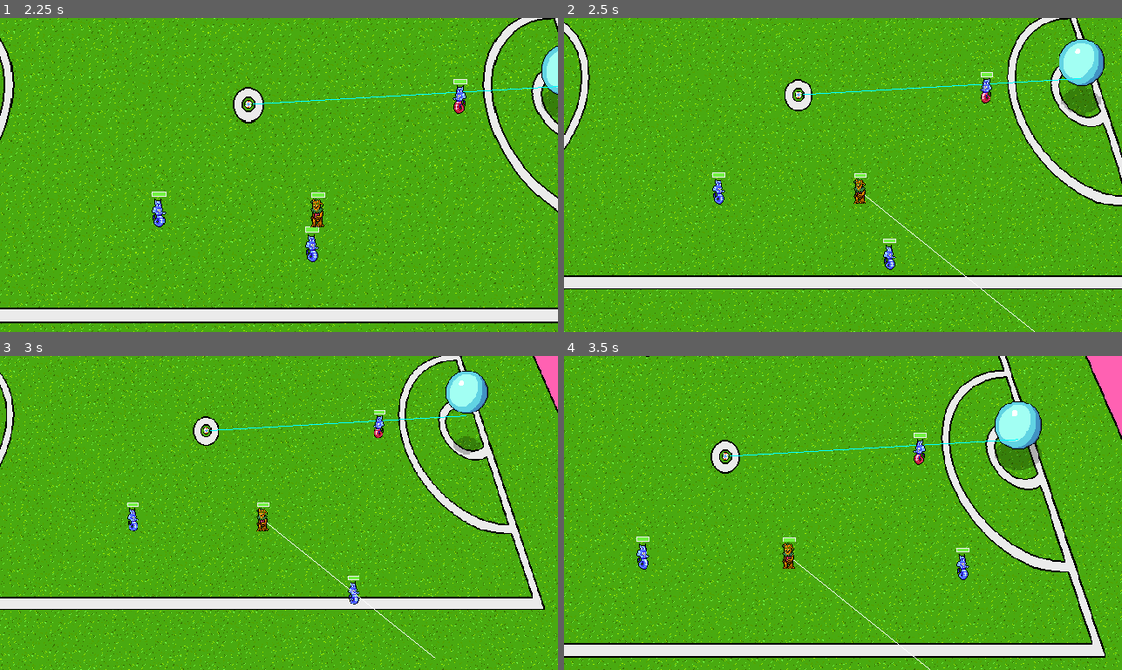
Above: before the commit, frames 1-4 (two rows, left to right).
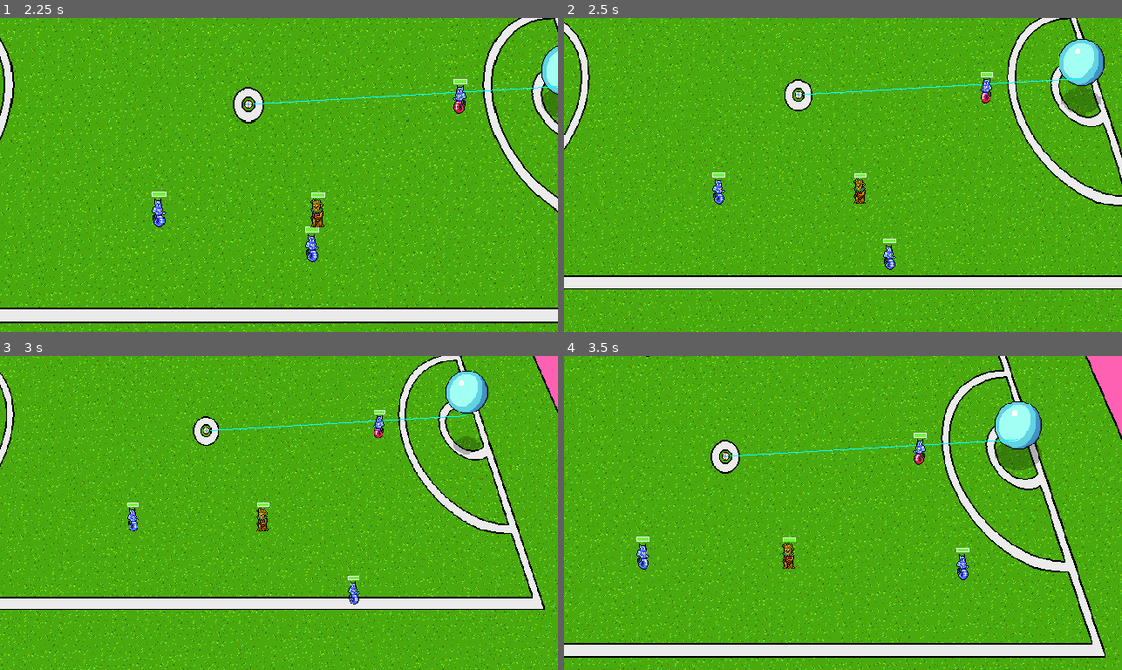
Above: after the commit, the same moments.

Repository: gamkedo-la/Elementaball
Game: Godot game, scene res://Node2D.tscn
The game is run twice, just before and just after one commit, with the same random seed, the same clock (stepped at 60 frames per second) and the same inputs.
Inputs:
- Up to frame 1 (2.25 s): hold Right (ui_right) 0.53-1.28 s; hold Down (ui_down) 1.28-2.03 s; hold Right (ui_right) from 2.03 s (still down)
- Up to frame 2 (2.5 s): keep holding Right (ui_right)
- Up to frame 3 (3 s): release Right (ui_right) at 2.78 s; hold Up (ui_up) from 2.78 s (still down)
- Up to frame 4 (3.5 s): keep holding Up (ui_up)

Frame 1 is identical in both runs. In frame 2, less than 0.1% of the frame differs, in the area x 53-85%, y 56-100%; in frame 3, less than 0.1%; in frame 4, less than 0.1%.

Commit message:
WIP tackling AI

Diff:
--- a/Players/AIPlayer.gd
+++ b/Players/AIPlayer.gd
@@ -7,12 +7,15 @@
 #States for defense
 var intercepting = false
 var inDefenseZone = true
+var tacklingInProgress = false
+var tacklerIsSelf = false
 var stealCooldown = false
 var defenseZone
 
 #States for offense
 export var controlling = false
 export var inPossession = false
+var timer
 
 export var fieldPosition : String
 
@@ -23,7 +26,7 @@
 var maxHP = 50
 var agility : int
 var power : int
-var speed : int
+export var speed : int
 var ability1 : Resource
 var ability2 : Resource
 var ability3 : Resource
@@ -36,6 +39,7 @@
 	defenseZone = get_node("../" + fieldPosition)
 	SceneController.connect("inPossession", self, "set_possession")
 	SceneController.connect("controlling", self, "set_control")
+	SceneController.connect("tackling", self, "toggle_tackling")
 
 func initialize_stats(stats : StartingStats):
 	type = stats.type
@@ -85,52 +89,78 @@
 		controlling = false
 
 
-func intercept():
-	if destination != to_local(ball.global_position):
-		#TODO make this player find their own goal
-		var goalPosition = Vector2()
-		goalPosition = get_node("../Goal").global_position
-		destination = Geometry.get_closest_point_to_segment_2d (Vector2.ZERO, to_local(ball.position), to_local(goalPosition))
-		#the enemy moves toward the ball TODO: while blocking own goal
-	velocity = (destination-Vector2.ZERO).normalized()*speed;
-	_move_to_target("intercept")
-
-func _draw():
-	draw_line(Vector2.ZERO, destination, Color(255,255,255), 1)
+func intercept(type = "normal"):
+	if destination == to_local(ball.playerInPossession.global_position):
+		_move_to_target("tackle")
+	elif destination != to_local(ball.global_position):
+		reset_intercept()
+	else:
+		velocity = (destination-Vector2.ZERO).normalized()*speed;
+		_move_to_target("intercept")
 
 func _move_to_target(targetType):
 	var distance2Target = destination.distance_to(Vector2.ZERO);
-	if(distance2Target > 10):
+	if(tacklingInProgress and tacklerIsSelf == false):
+		yield(SceneController, "tackling")
+	elif(destination != to_local(ball.global_position) and distance2Target > 10):
+		move_and_slide(velocity);
+	elif(destination == to_local(ball.global_position) and distance2Target > 50):
 		move_and_slide(velocity);
 	elif (targetType == "intercept" and destination != to_local(ball.global_position)):
 		destination = to_local(ball.global_position)
 	elif (destination == to_local(ball.global_position) and ball.kicking == false and stealCooldown == false):
 		_try_steal();
+	elif distance2Target > 5:
+		move_and_slide(velocity)
 
 
 func _try_steal():
+	tacklerIsSelf = true
 	stealCooldown = true
+	SceneController.emit_signal("tackling", true)
 	ball.target = ball.playerInPossession
-	ball.calc_tackle_damage(type)
-	yield(ball, "calculated")
-	intercepting = false
-	SceneController.emit_signal("inPossession", self)
+	destination = to_local(ball.playerInPossession.global_position)
+	get_node("AnimationPlayer").play("Tackle")
+
+func toggle_tackling(trueOrFalse):
+		tacklingInProgress = trueOrFalse
+
+func tackle_ended():
+	if inPossession == false:
+		tacklerIsSelf = false
+		SceneController.emit_signal("tackling", false)
+		reset_intercept()
+
+func reset_intercept():
+	#TODO make this player find their own goal
+	var goalPosition = Vector2()
+	goalPosition = get_node("../Goal").global_position
+	destination = Geometry.get_closest_point_to_segment_2d (Vector2.ZERO, to_local(ball.position), to_local(goalPosition))
+	#the enemy moves toward the ball TODO: while blocking own goal
+	velocity = (destination-Vector2.ZERO).normalized()*speed;
+	_move_to_target("intercept")
+
+func check_steal():
+	if _check_collisions() and ("Player" in _check_collisions() or "Ball" in _check_collisions()):
+		ball.calc_tackle_damage(type)
+		yield(ball, "calculated")
+		intercepting = false
+		tacklerIsSelf = false
+		SceneController.emit_signal("inPossession", self)
+		SceneController.emit_signal("tackling", false)
 	start_steal_cooldown()
 
 func start_steal_cooldown():
-	stealCooldown = true
-	var cooldownTimer = get_tree().create_timer(5.0)
+	var cooldownTimer = get_tree().create_timer(2.0)
 	yield(cooldownTimer, "timeout")
 	stealCooldown = false
 
 func _on_InterceptArea_body_entered(body):
 	if body == ball.playerInPossession and ball.enemyPossession == false:
-		print("Intercepting")
 		intercepting = true
 
 func _on_InterceptArea_body_exited(body):
 	if body == ball.playerInPossession and ball.enemyPossession == false:
-		print("Not Intercepting")
 		intercepting = false
 
 func _on_DefenseZone_body_entered(body):
--- a/Players/Enemy.tscn
+++ b/Players/Enemy.tscn
@@ -9,10 +9,70 @@
 radius = 7.47771
 height = 8.65816
 
+[sub_resource type="Animation" id=2]
+resource_name = "Tackle"
+tracks/0/type = "value"
+tracks/0/path = NodePath(".:speed")
+tracks/0/interp = 1
+tracks/0/loop_wrap = true
+tracks/0/imported = false
+tracks/0/enabled = true
+tracks/0/keys = {
+"times": PoolRealArray( 0, 0.1, 1 ),
+"transitions": PoolRealArray( 1, 1, 1 ),
+"update": 1,
+"values": [ 150, 300, 150 ]
+}
+tracks/1/type = "method"
+tracks/1/path = NodePath(".")
+tracks/1/interp = 1
+tracks/1/loop_wrap = true
+tracks/1/imported = false
+tracks/1/enabled = true
+tracks/1/keys = {
+"times": PoolRealArray( 0, 0.1, 0.2, 0.3, 0.4, 0.5, 0.6, 0.7, 0.8, 0.9, 1 ),
+"transitions": PoolRealArray( 1, 1, 1, 1, 1, 1, 1, 1, 1, 1, 1 ),
+"values": [ {
+"args": [  ],
+"method": "check_steal"
+}, {
+"args": [  ],
+"method": "check_steal"
+}, {
+"args": [  ],
+"method": "check_steal"
+}, {
+"args": [  ],
+"method": "check_steal"
+}, {
+"args": [  ],
+"method": "check_steal"
+}, {
+"args": [  ],
+"method": "check_steal"
+}, {
+"args": [  ],
+"method": "check_steal"
+}, {
+"args": [  ],
+"method": "check_steal"
+}, {
+"args": [  ],
+"method": "check_steal"
+}, {
+"args": [  ],
+"method": "check_steal"
+}, {
+"args": [  ],
+"method": "tackle_ended"
+} ]
+}
+
 [node name="Enemy" type="KinematicBody2D"]
 position = Vector2( 185.723, 70.8173 )
 collision_mask = 3
 script = ExtResource( 2 )
+speed = 150
 
 [node name="Sprite" type="Sprite" parent="."]
 texture = ExtResource( 1 )
@@ -37,4 +97,7 @@
 margin_right = 81.5849
 margin_bottom = 28.4094
 
+[node name="AnimationPlayer" type="AnimationPlayer" parent="."]
+anims/Tackle = SubResource( 2 )
+
 [editable path="Health Bar"]
--- a/Scene Controller.gd
+++ b/Scene Controller.gd
@@ -3,6 +3,7 @@
 signal goalScored(kicker)
 signal inPossession(player)
 signal controlling(player)
+signal tackling(trueOrFalse)
 
 #All the players on the field
 var playerCenter
--- a/project.godot
+++ b/project.godot
@@ -41,6 +41,10 @@
 window/size/fullscreen=true
 window/stretch/mode="2d"
 window/stretch/aspect="keep"
+
+[global]
+
+"v sync"=false
 
 [importer_defaults]
 
Not shown: 1 places in Players/Enemy.tscn that only renumber resources
